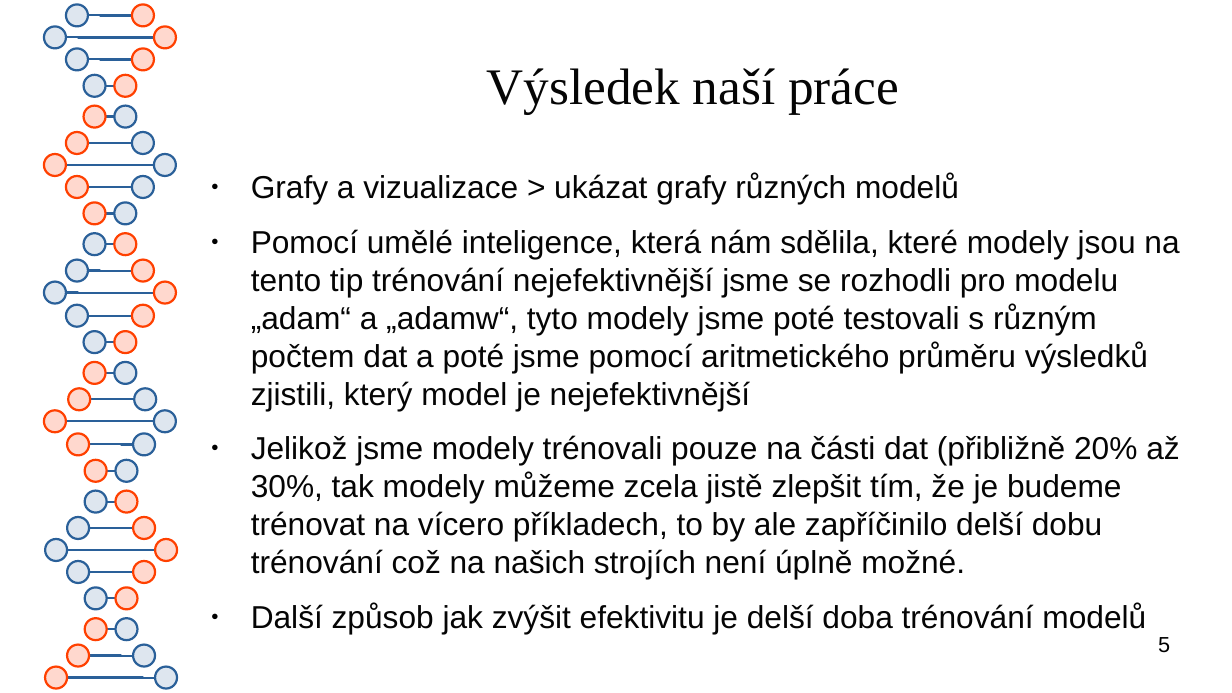
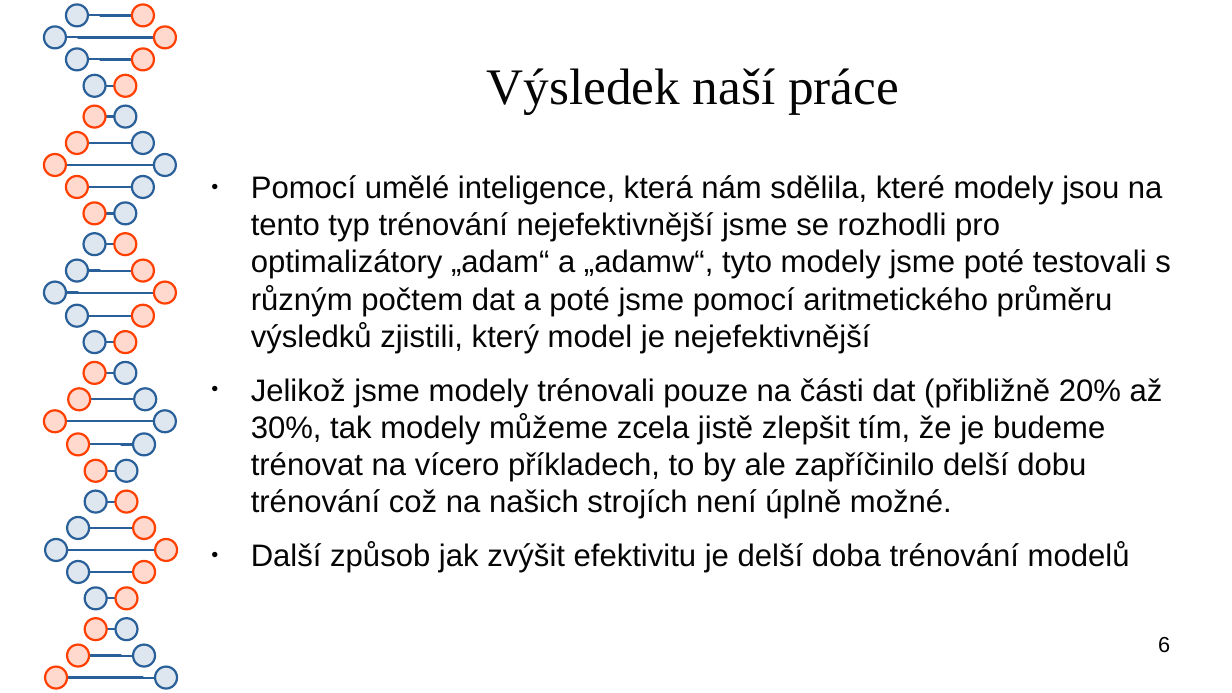
Before and after one commit to calamitymoon/skola, a slide deck: slide 6 of pvp/soutez/hackathon-2024/1. uloha/Prezentace.odp (slide 5 before the commit). Drawn at 1232x693 pixels with LibreOffice and Linux fonts; fonts in the diff are those of the drawing. Boxes give left, top, right and bottom in pixels: in the first picture for what was removed or moved away, otherwise in the second. Text is boxed around its words. In the diff, an @@ line names an element or a change of style, - is before the commit and + after.

```diff
--- a/pvp/soutez/hackathon-2024/1. uloha/Prezentace.odp
+++ b/pvp/soutez/hackathon-2024/1. uloha/Prezentace.odp
@@ text at (251,175,1171,353): text changed; size 20.4 to 20 pt @@
-● Grafy a vizualizace > ukázat grafy různých modelů
-● Pomocí umělé inteligence, která nám sdělila, které modely jsou na tento tip trénování nejefektivnější jsme se rozhodli pro modelu „adam“ a „adamw“, tyto modely jsme poté testovali s různým počtem dat a poté jsme pomocí aritmetického průměru výsledků zjistili, který model je nejefektivnější
+● Pomocí umělé inteligence, která nám sdělila, které modely jsou na tento typ trénování nejefektivnější jsme se rozhodli pro optimalizátory „adam“ a „adamw“, tyto modely jsme poté testovali s různým počtem dat a poté jsme pomocí aritmetického průměru výsledků zjistili, který model je nejefektivnější
@@ text at (251,378,1163,572): size 20.4 to 20 pt in "Jelikož jsme modely trénovali pouze na části ...", "Další způsob jak zvýšit efektivitu je delší ..." @@
@@ page number at (1158,637,1170,653): text changed @@
-5
+6
```
Also in this commit, not shown: 6 other slides changed, 28 other files.
